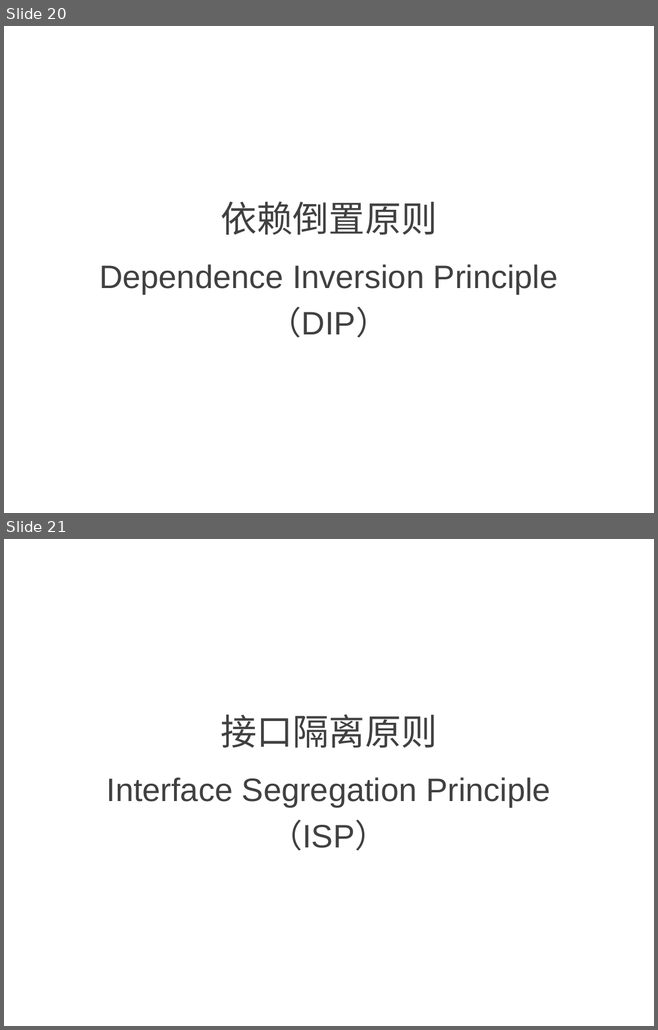
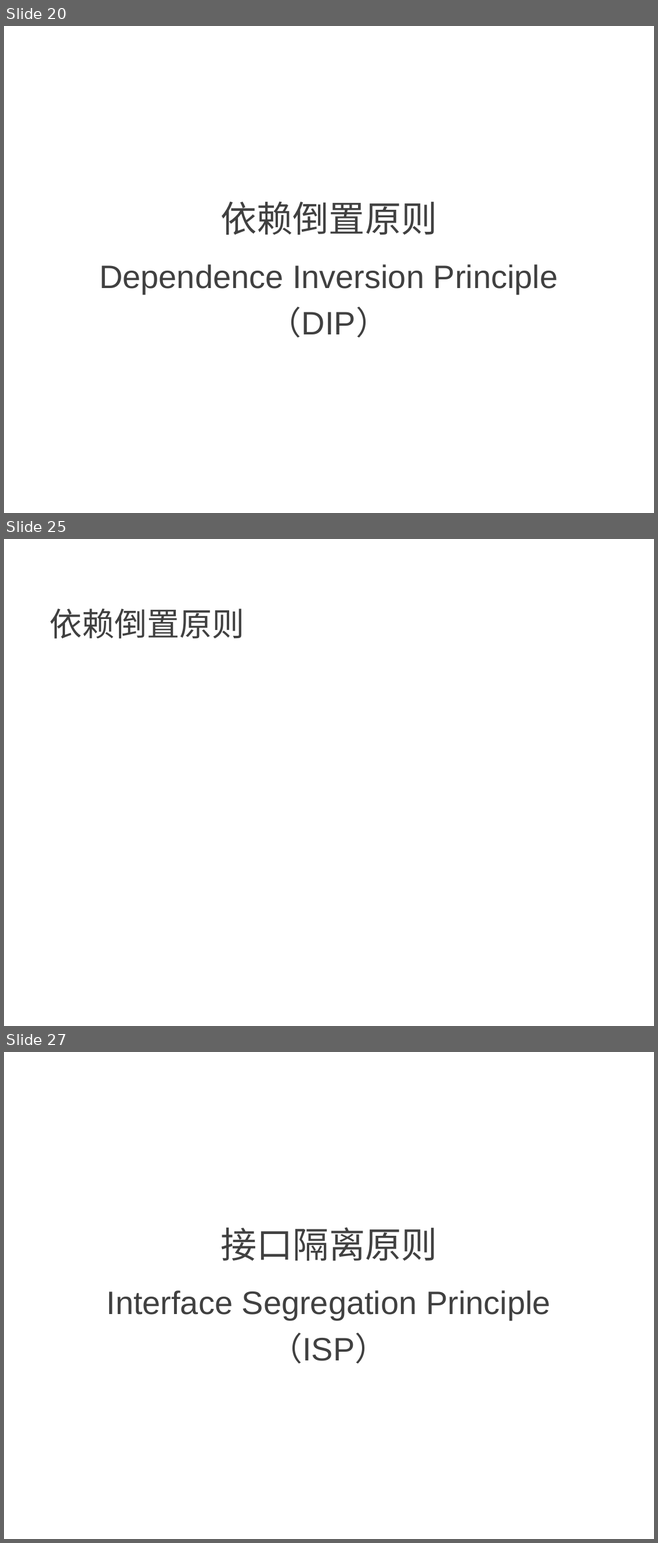
Before and after one commit to NewGr8Player/My-PPT, a slide deck: Design pattern/23种设计模式详解.pptx. Shown one above the other, each under a label of ours: slides 20 and 21 before the commit, slides 20, 25 and 27 after it; the slides between them are not shown. The pictures are 658x1030 and 658x1543 pixels, drawn with LibreOffice and Linux fonts; fonts in the diff are those of the drawing. Boxes give left, top, right and bottom in pixels: in the first picture for what was removed or moved away, otherwise in the second. Text is boxed around its words. In the diff, an @@ line names an element or a change of style, - is before the commit and + after.

Commit message:
增加依赖倒置原则

```diff
--- a/Design pattern/23种设计模式详解.pptx
+++ b/Design pattern/23种设计模式详解.pptx
@@ slide 25 added at (x1=4, y1=539, x2=654, y2=1026), background #FFFFFF @@
@@ text added at (x1=49, y1=609, x2=244, y2=639), 36 pt, text #404040 @@
+依赖倒置原则
@@ what was slide 21 is now slide 27 @@
```
Also in this commit, not shown: 2 slides changed, 5 other slides added, 4 other files.
